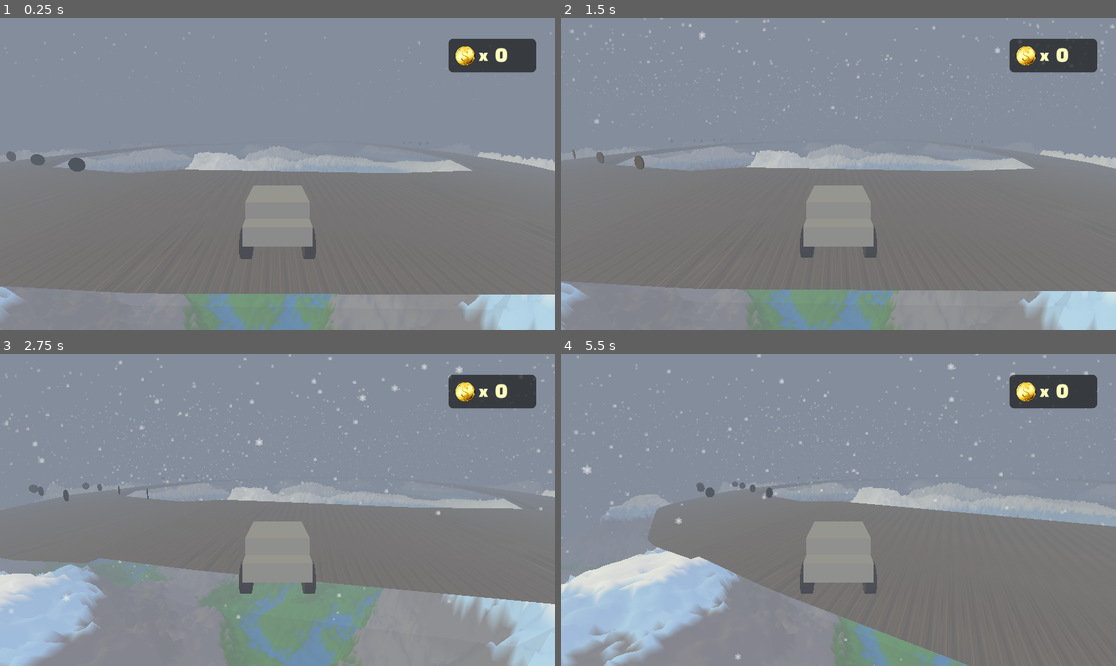
Above: before the commit, frames 1-4 (two rows, left to right).
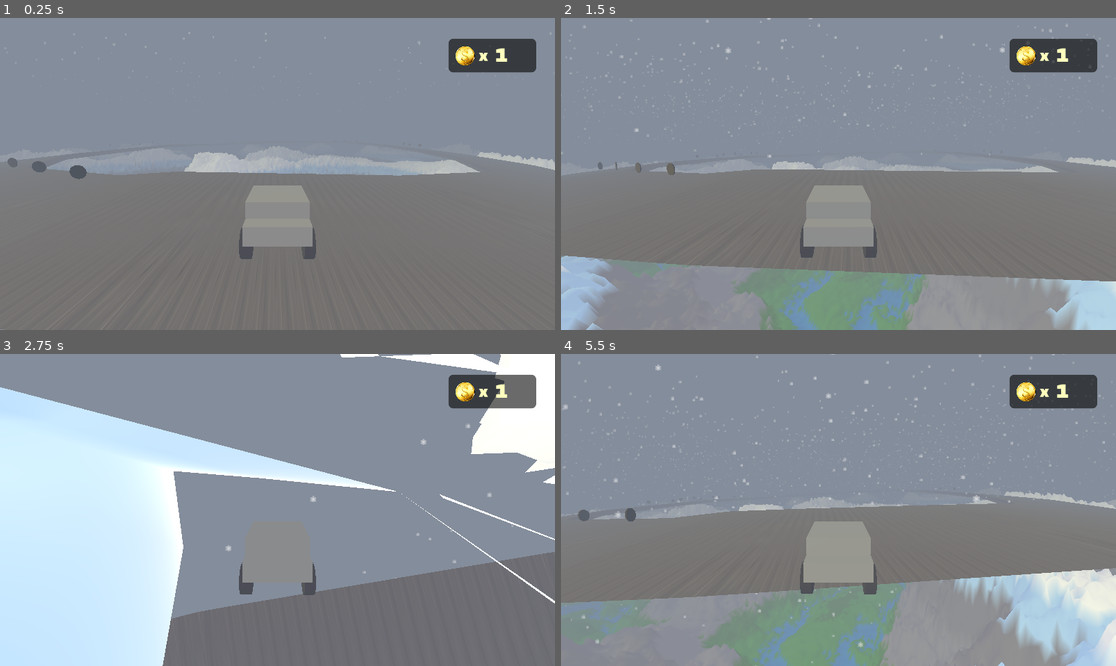
Above: after the commit, the same moments.

Repository: j7ysan/GodotTrackMap
Game: Godot game, scene res://scenes/world.tscn
The game is run twice, just before and just after one commit, with the same random seed, the same clock (stepped at 60 frames per second) and the same inputs.
Inputs (mouse positions are in pixels of both pictures, inside the frame that each line leads up to):
- Up to frame 1 (0.25 s): no input
- Up to frame 2 (1.5 s): tap Enter (ui_accept) at 0.5, 0.77 s; move the mouse to (960, 158) at 0.52 s; hold D (right) 0.53-1.28 s; hold Right mouse button (orbit_rotate) 0.53-1.28 s; click (960, 158) at 0.67 s; move the mouse to (727, 189) at 1.27 s; hold S (down) from 1.28 s (still down); tap C (switch_camera) at 1.35 s
- Up to frame 3 (2.75 s): tap Enter (ui_accept) at 1.52 s; move the mouse to (333, 441) at 2.02 s; release S (down) at 2.03 s; hold D (right) from 2.03 s (still down); hold Right mouse button (orbit_rotate) from 2.03 s (still down)
- Up to frame 4 (5.5 s): move the mouse to (810, 572) at 2.77 s; release D (right) at 2.78 s; release Right mouse button (orbit_rotate) at 2.78 s; hold W (up) 2.78-3.53 s; tap C (switch_camera) at 2.85, 4.35 s; click (810, 572) at 2.92 s; tap Enter (ui_accept) at 3.02, 3.77, 4.52 s; move the mouse to (1005, 556) at 3.52 s; hold Right mouse button (orbit_rotate) 3.53-4.28 s; hold A (left) 3.53-5.03 s; move the mouse to (672, 463) at 4.27 s; move the mouse to (866, 510) at 5.02 s; hold S (down) from 5.03 s (still down); hold Right mouse button (orbit_rotate) from 5.03 s (still down); click (866, 510) at 5.17 s

The runs differ from the first frame. In frame 1, 12% of the frame differs, in the area x 0-100%, y 9-100%; in frame 2, 12%; in frame 3, 63%, in the area x 0-100%, y 0-100%; in frame 4, 31%.

Commit message:
adjusting coin implementation

Diff:
--- a/scenes/world.tscn
+++ b/scenes/world.tscn
@@ -48,23 +48,6 @@
 glow_intensity = 6.39
 glow_hdr_threshold = 0.0
 fog_enabled = true
-
-[sub_resource type="PhysicsMaterial" id="PhysicsMaterial_aqk2v"]
-
-[sub_resource type="BoxShape3D" id="BoxShape3D_036b0"]
-size = Vector3(235.8894, 1, 348.54846)
-
-[sub_resource type="Curve3D" id="Curve3D_k0juu"]
-closed = true
-_data = {
-"points": PackedVector3Array(0, 0, 0, 0, 0, 0, 26.214706, -2.216919, -36.414948, 0, 0, 0, 0, 0, 0, -25.9169, -1.7997398, -49.220886, 0, 0, 0, 0, 0, 0, -54.45369, -1.9263306, -99.23074, 0, 0, 0, 0, 0, 0, -69.280594, -2.0417786, -144.83801, 0, 0, 0, 0, 0, 0, -69.50511, -1.9278793, -246.358, 0, 0, 0, 0, 0, 0, -34.721786, -2.0857391, -329.4698, 0, 0, 0, 0, 0, 0, 16.41043, -2.7324104, -357.62524, 0, 0, 0, 0, 0, 0, 65.34589, -2.2725716, -357.41058, 0, 0, 0, 0, 0, 0, 105.81073, -1.9595871, -343.96576, 0, 0, 0, 0, 0, 0, 140.1802, -1.6685181, -322.543, 0, 0, 0, 0, 0, 0, 161.97836, -1.4006386, -246.524, 0, 0, 0, 0, 0, 0, 152.59702, -0.996048, -146.51501, 0, 0, 0, 0, 0, 0, 113.27667, -1.8476601, -72.79959, 0, 0, 0, 0, 0, 0, 66.28821, -2.8183594, -40.960632),
-"tilts": PackedFloat32Array(0, 0, 0, 0, 0, 0, 0, 0, 0, 0, 0, 0, 0, 0)
-}
-point_count = 14
-
-[sub_resource type="StandardMaterial3D" id="StandardMaterial3D_71j4m"]
-transparency = 1
-albedo_color = Color(0.329412, 0.329412, 0.329412, 0.117647)
 
 [sub_resource type="ParticleProcessMaterial" id="ParticleProcessMaterial_qfnet"]
 emission_shape = 3
@@ -157,34 +140,6 @@
 [node name="CameraOrbit" type="Camera3D" parent="VehicleBody3D"]
 transform = Transform3D(-1, 1.51808e-08, -8.60946e-08, 0, 0.984808, 0.173648, 8.74228e-08, 0.173648, -0.984808, -0.5, 4.88, -12.244)
 
-[node name="StaticBody3D" type="StaticBody3D" parent="."]
-transform = Transform3D(1, 0, 0, 0, 1, 0, 0, 0, 1, 0, 20.310349, 0)
-physics_material_override = SubResource("PhysicsMaterial_aqk2v")
-
-[node name="CollisionShape3D" type="CollisionShape3D" parent="StaticBody3D"]
-transform = Transform3D(1, 0, 0, 0, 1, 0, 0, 0, 1, 251.44043, 42.6945, 225.73315)
-shape = SubResource("BoxShape3D_036b0")
-
-[node name="Path3D2" type="Path3D" parent="."]
-transform = Transform3D(1, 0, 0, 0, 1, 0, 0, 0, 1, 203.99957, 64.83151, 434.40802)
-curve = SubResource("Curve3D_k0juu")
-
-[node name="CSGPolygon3D" type="CSGPolygon3D" parent="Path3D2"]
-transform = Transform3D(1, 0, 0, 0, 1, 0, 0, 0, 1, -203.81, -105.422, -434.502)
-polygon = PackedVector2Array(0, 0, 0, 0, 0, 25, 1, 0)
-mode = 2
-path_node = NodePath("..")
-path_interval_type = 0
-path_interval = 1.0
-path_simplify_angle = 0.0
-path_rotation = 2
-path_rotation_accurate = false
-path_local = false
-path_continuous_u = true
-path_u_distance = 1.0
-path_joined = false
-material = SubResource("StandardMaterial3D_71j4m")
-
 [node name="SnowParticles" type="GPUParticles3D" parent="."]
 transform = Transform3D(-0.9989355, -0.024141368, 0.039306387, -0.024571758, 0.99964285, -0.010503516, -0.039038785, -0.011458164, -0.99917215, 249.12372, 106.14195, 302.85712)
 custom_aabb = AABB(-1000, -1000, -1000, 2000, 2000, 2000)
@@ -239,63 +194,63 @@
 transform = Transform3D(1, 0, 0, 0, 1, 0, 0, 0, 1, 0, -40.090927, 0)
 
 [node name="coin" parent="Coins" node_paths=PackedStringArray("coin_counter") instance=ExtResource("6_qfnet")]
-transform = Transform3D(0.98821235, 0, -0.15308931, 0, 1, 0, 0.15308931, 0, 0.98821235, 354.2936, 106.30523, 234.62296)
+transform = Transform3D(0.98821235, 0, -0.15308931, 0, 1, 0, 0.15308931, 0, 0.98821235, 354.2936, 105.063515, 234.62296)
 coin_counter = NodePath("../../CoinsCounterDisplay")
 
 [node name="coin2" parent="Coins" node_paths=PackedStringArray("coin_counter") instance=ExtResource("6_qfnet")]
-transform = Transform3D(0.9754808, 0, -0.22008456, 0, 1, 0, 0.22008456, 0, 0.9754808, 344.6891, 106.30523, 246.2656)
+transform = Transform3D(0.9754808, 0, -0.22008456, 0, 1, 0, 0.22008456, 0, 0.9754808, 344.6891, 105.76389, 246.2656)
 coin_counter = NodePath("../../CoinsCounterDisplay")
 
 [node name="coin3" parent="Coins" node_paths=PackedStringArray("coin_counter") instance=ExtResource("6_qfnet")]
-transform = Transform3D(0.975913, 0, -0.21816029, 0, 1, 0, 0.21816029, 0, 0.975913, 335.45172, 106.30523, 256.66226)
+transform = Transform3D(0.975913, 0, -0.21816029, 0, 1, 0, 0.21816029, 0, 0.975913, 335.45172, 105.57863, 256.66226)
 coin_counter = NodePath("../../CoinsCounterDisplay")
 
 [node name="coin4" parent="Coins" node_paths=PackedStringArray("coin_counter") instance=ExtResource("6_qfnet")]
-transform = Transform3D(0.9781331, 0, -0.20797998, 0, 1, 0, 0.20797998, 0, 0.9781331, 349.82596, 106.30523, 217.82642)
+transform = Transform3D(0.9781331, 0, -0.20797998, 0, 1, 0, 0.20797998, 0, 0.9781331, 349.82596, 106.22391, 217.82642)
 coin_counter = NodePath("../../CoinsCounterDisplay")
 
 [node name="coin5" parent="Coins" node_paths=PackedStringArray("coin_counter") instance=ExtResource("6_qfnet")]
-transform = Transform3D(0.977787, 0, -0.20960152, 0, 1, 0, 0.20960152, 0, 0.977787, 340.78772, 106.30523, 228.66014)
+transform = Transform3D(0.977787, 0, -0.20960152, 0, 1, 0, 0.20960152, 0, 0.977787, 340.78772, 106.185555, 228.66014)
 coin_counter = NodePath("../../CoinsCounterDisplay")
 
 [node name="coin6" parent="Coins" node_paths=PackedStringArray("coin_counter") instance=ExtResource("6_qfnet")]
-transform = Transform3D(1, 0, 0, 0, 1, 0, 0, 0, 1, 355.5162, 106.30523, 182.72237)
+transform = Transform3D(1, 0, 0, 0, 1, 0, 0, 0, 1, 355.5162, 104.85243, 182.72237)
 coin_counter = NodePath("../../CoinsCounterDisplay")
 
 [node name="coin7" parent="Coins" node_paths=PackedStringArray("coin_counter") instance=ExtResource("6_qfnet")]
-transform = Transform3D(1, 0, 0, 0, 1, 0, 0, 0, 1, 343.54636, 106.30523, 193.06186)
+transform = Transform3D(1, 0, 0, 0, 1, 0, 0, 0, 1, 343.54636, 105.7472, 193.06186)
 coin_counter = NodePath("../../CoinsCounterDisplay")
 
 [node name="coin8" parent="Coins" node_paths=PackedStringArray("coin_counter") instance=ExtResource("6_qfnet")]
-transform = Transform3D(1, 0, 0, 0, 1, 0, 0, 0, 1, 355.55997, 106.30523, 203.22264)
+transform = Transform3D(1, 0, 0, 0, 1, 0, 0, 0, 1, 355.55997, 104.732834, 203.22264)
 coin_counter = NodePath("../../CoinsCounterDisplay")
 
 [node name="coin9" parent="Coins" node_paths=PackedStringArray("coin_counter") instance=ExtResource("6_qfnet")]
-transform = Transform3D(0.33031672, 0, 0.9438701, 0, 1, 0, -0.9438701, 0, 0.33031672, 305.12778, 105.62743, 82.795456)
+transform = Transform3D(0.5438044, 0, 0.83921194, 0, 1, 0, -0.83921194, 0, 0.5438044, 305.12778, 102.759735, 79.2448)
 coin_counter = NodePath("../../CoinsCounterDisplay")
 
 [node name="coin10" parent="Coins" node_paths=PackedStringArray("coin_counter") instance=ExtResource("6_qfnet")]
-transform = Transform3D(0.73911405, 0, 0.6735802, 0, 1, 0, -0.6735802, 0, 0.73911405, 317.08887, 105.62743, 88.72262)
+transform = Transform3D(0.73911405, 0, 0.6735802, 0, 1, 0, -0.6735802, 0, 0.73911405, 317.08887, 102.77543, 88.72262)
 coin_counter = NodePath("../../CoinsCounterDisplay")
 
 [node name="coin11" parent="Coins" node_paths=PackedStringArray("coin_counter") instance=ExtResource("6_qfnet")]
-transform = Transform3D(0.5417522, 0, 0.8405382, 0, 1, 0, -0.8405382, 0, 0.5417522, 305.72916, 105.62743, 95.6715)
+transform = Transform3D(0.5417522, 0, 0.8405382, 0, 1, 0, -0.8405382, 0, 0.5417522, 305.72916, 104.304436, 95.6715)
 coin_counter = NodePath("../../CoinsCounterDisplay")
 
 [node name="coin12" parent="Coins" node_paths=PackedStringArray("coin_counter") instance=ExtResource("6_qfnet")]
-transform = Transform3D(0.8334617, 0, 0.5525772, 0, 1, 0, -0.5525772, 0, 0.8334617, 316.79333, 105.62743, 100.65709)
+transform = Transform3D(0.8334617, 0, 0.5525772, 0, 1, 0, -0.5525772, 0, 0.8334617, 316.79333, 104.08759, 100.65709)
 coin_counter = NodePath("../../CoinsCounterDisplay")
 
 [node name="coin13" parent="Coins" node_paths=PackedStringArray("coin_counter") instance=ExtResource("6_qfnet")]
-transform = Transform3D(0.33031672, 0, 0.9438701, 0, 1, 0, -0.9438701, 0, 0.33031672, 278.4098, 105.62743, 81.83509)
+transform = Transform3D(0.33031672, 0, 0.9438701, 0, 1, 0, -0.9438701, 0, 0.33031672, 278.4098, 104.56333, 81.83509)
 coin_counter = NodePath("../../CoinsCounterDisplay")
 
 [node name="coin14" parent="Coins" node_paths=PackedStringArray("coin_counter") instance=ExtResource("6_qfnet")]
-transform = Transform3D(0.33031672, 0, 0.9438701, 0, 1, 0, -0.9438701, 0, 0.33031672, 289.53415, 105.62743, 76.53154)
+transform = Transform3D(0.4901129, 0, 0.8716589, 0, 1, 0, -0.8716589, 0, 0.4901129, 289.53415, 102.94624, 72.68696)
 coin_counter = NodePath("../../CoinsCounterDisplay")
 
 [node name="coin15" parent="Coins" node_paths=PackedStringArray("coin_counter") instance=ExtResource("6_qfnet")]
-transform = Transform3D(0.33031672, 0, 0.9438701, 0, 1, 0, -0.9438701, 0, 0.33031672, 291.8631, 105.62743, 88.54923)
+transform = Transform3D(0.33031672, 0, 0.9438701, 0, 1, 0, -0.9438701, 0, 0.33031672, 291.8631, 104.37805, 88.54923)
 coin_counter = NodePath("../../CoinsCounterDisplay")
 
 [node name="coin16" parent="Coins" node_paths=PackedStringArray("coin_counter") instance=ExtResource("6_qfnet")]
@@ -303,19 +258,19 @@
 coin_counter = NodePath("../../CoinsCounterDisplay")
 
 [node name="coin30" parent="Coins" node_paths=PackedStringArray("coin_counter") instance=ExtResource("6_qfnet")]
-transform = Transform3D(0.98934114, 0, -0.14561683, 0, 1, 0, 0.14561683, 0, 0.98934114, 157.96718, 106, 184.589)
+transform = Transform3D(0.98934114, 0, -0.14561683, 0, 1, 0, 0.14561683, 0, 0.98934114, 157.96718, 104.867584, 184.589)
 coin_counter = NodePath("../../CoinsCounterDisplay")
 
 [node name="coin31" parent="Coins" node_paths=PackedStringArray("coin_counter") instance=ExtResource("6_qfnet")]
-transform = Transform3D(0.9894754, 0, -0.14470161, 0, 1, 0, 0.14470161, 0, 0.9894754, 147.77422, 106, 192.25224)
+transform = Transform3D(0.9894754, 0, -0.14470161, 0, 1, 0, 0.14470161, 0, 0.9894754, 147.77422, 102.76119, 192.25224)
 coin_counter = NodePath("../../CoinsCounterDisplay")
 
 [node name="coin32" parent="Coins" node_paths=PackedStringArray("coin_counter") instance=ExtResource("6_qfnet")]
-transform = Transform3D(0.9931095, 0, -0.11719075, 0, 1, 0, 0.11719075, 0, 0.9931095, 155.61366, 106, 205.4185)
+transform = Transform3D(0.9931095, 0, -0.11719075, 0, 1, 0, 0.11719075, 0, 0.9931095, 155.61366, 105.421326, 205.4185)
 coin_counter = NodePath("../../CoinsCounterDisplay")
 
 [node name="coin33" parent="Coins" node_paths=PackedStringArray("coin_counter") instance=ExtResource("6_qfnet")]
-transform = Transform3D(0.996797, 0, -0.079972744, 0, 1, 0, 0.079972744, 0, 0.996797, 144.52495, 106, 215.54674)
+transform = Transform3D(0.996797, 0, -0.079972744, 0, 1, 0, 0.079972744, 0, 0.996797, 144.52495, 104.3356, 215.54674)
 coin_counter = NodePath("../../CoinsCounterDisplay")
 
 [node name="coin17" parent="Coins" node_paths=PackedStringArray("coin_counter") instance=ExtResource("6_qfnet")]
@@ -339,23 +294,23 @@
 coin_counter = NodePath("../../CoinsCounterDisplay")
 
 [node name="coin22" parent="Coins" node_paths=PackedStringArray("coin_counter") instance=ExtResource("6_qfnet")]
-transform = Transform3D(0.47852325, 0, -0.8780749, 0, 1, 0, 0.8780749, 0, 0.47852325, 284.9194, 105.32635, 349.28644)
+transform = Transform3D(0.47852325, 0, -0.8780749, 0, 1, 0, 0.8780749, 0, 0.47852325, 284.9194, 104.40726, 349.28644)
 coin_counter = NodePath("../../CoinsCounterDisplay")
 
 [node name="coin23" parent="Coins" node_paths=PackedStringArray("coin_counter") instance=ExtResource("6_qfnet")]
-transform = Transform3D(0.45187432, 0, -0.8920816, 0, 1, 0, 0.8920816, 0, 0.45187432, 283.10672, 105.32635, 337.0009)
+transform = Transform3D(0.45187432, 0, -0.8920816, 0, 1, 0, 0.8920816, 0, 0.45187432, 283.10672, 105.89951, 336.99835)
 coin_counter = NodePath("../../CoinsCounterDisplay")
 
 [node name="coin24" parent="Coins" node_paths=PackedStringArray("coin_counter") instance=ExtResource("6_qfnet")]
-transform = Transform3D(0.54012287, 0, -0.84158623, 0, 1, 0, 0.84158623, 0, 0.54012287, 298.4774, 105.32635, 341.50006)
+transform = Transform3D(0.54012287, 0, -0.84158623, 0, 1, 0, 0.84158623, 0, 0.54012287, 298.4774, 104.39252, 341.50006)
 coin_counter = NodePath("../../CoinsCounterDisplay")
 
 [node name="coin25" parent="Coins" node_paths=PackedStringArray("coin_counter") instance=ExtResource("6_qfnet")]
-transform = Transform3D(0.69455796, 0, -0.7194369, 0, 1, 0, 0.7194369, 0, 0.69455796, 295.7203, 105.32635, 327.6597)
+transform = Transform3D(0.69455796, 0, -0.7194369, 0, 1, 0, 0.7194369, 0, 0.69455796, 295.7203, 105.546104, 327.6496)
 coin_counter = NodePath("../../CoinsCounterDisplay")
 
 [node name="coin26" parent="Coins" node_paths=PackedStringArray("coin_counter") instance=ExtResource("6_qfnet")]
-transform = Transform3D(0.7269103, 0, -0.6867322, 0, 1, 0, 0.6867322, 0, 0.7269103, 308.1023, 105.32635, 325.605)
+transform = Transform3D(0.7269103, 0, -0.6867322, 0, 1, 0, 0.6867322, 0, 0.7269103, 308.1023, 104.89571, 325.605)
 coin_counter = NodePath("../../CoinsCounterDisplay")
 
 [node name="Path3D" type="Path3D" parent="."]
@@ -363,7 +318,8 @@
 curve = SubResource("Curve3D_i7141")
 
 [node name="CSGPolygon3D" type="CSGPolygon3D" parent="Path3D"]
-transform = Transform3D(0.9309985, 0, -0.36502305, 0, 1, 0, 0.36502305, 0, 0.9309985, -208.75116, -80.57753, -121.889465)
+transform = Transform3D(0.9309985, 0, -0.36502305, 0, 1, 0, 0.36502305, 0, 0.9309985, -208.75116, -80.57753, -124.012924)
+use_collision = true
 polygon = PackedVector2Array(25, 0, 0, 2, 1, 1, 1, 0)
 mode = 2
 path_node = NodePath("..")
Not shown: 1 places in scenes/world.tscn that only renumber resources
